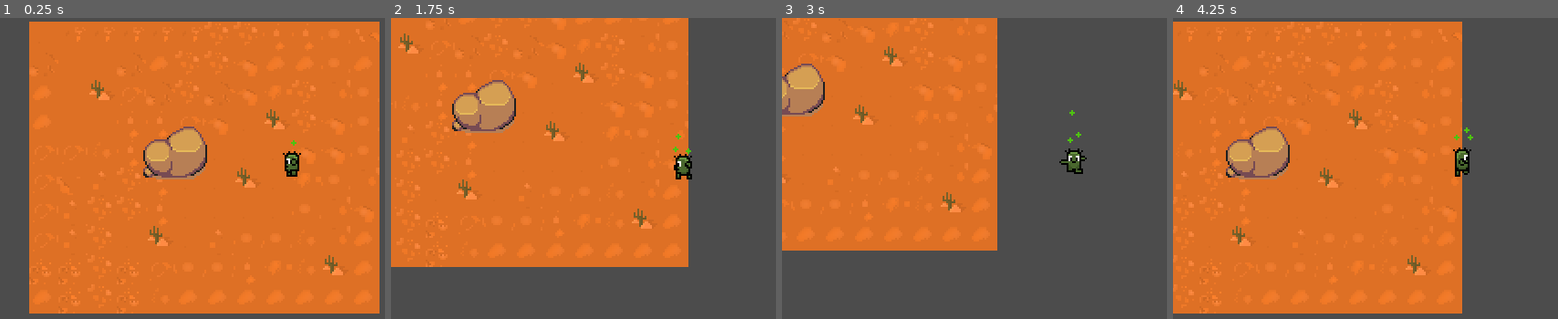
Above: before the commit, frames 1-4 (left to right).
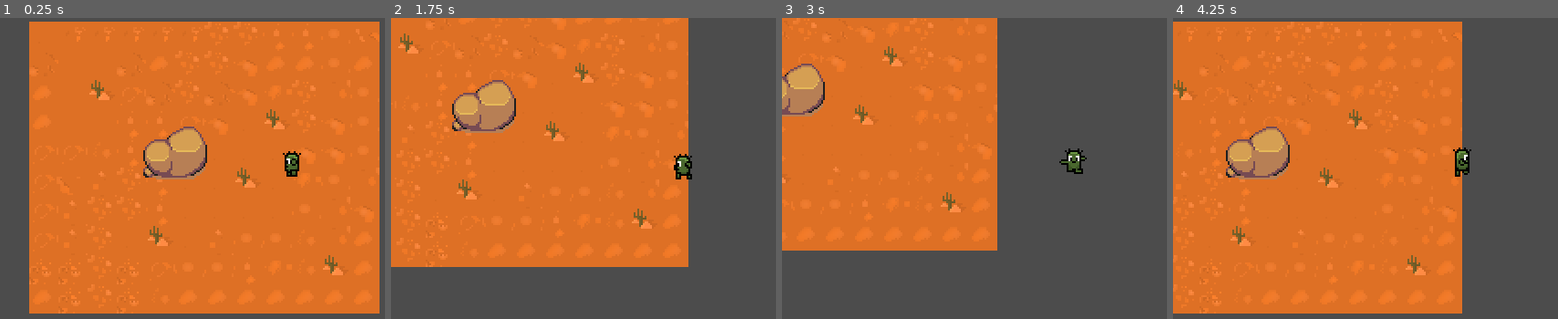
Above: after the commit, the same moments.

Repository: dsp125/CactusGame
Game: Godot game, scene res://World.tscn
Same seed, same stepped clock (60 frames per second), same inputs: the game is played once before the commit and once after it.
Inputs (mouse positions are in pixels of both pictures, inside the frame that each line leads up to):
- Up to frame 1 (0.25 s): no input
- Up to frame 2 (1.75 s): tap Enter at 0.5 s; move the mouse to (outside the picture) at 0.52 s; hold Right (ui_right) 0.53-1.28 s; move the mouse to (564, 198) at 1.27 s; hold Down (ui_down) from 1.28 s (still down)
- Up to frame 3 (3 s): move the mouse to (1132, 111) at 2.02 s; release Down (ui_down) at 2.03 s; hold Right (ui_right) 2.03-2.78 s; move the mouse to (1043, 246) at 2.77 s; hold Up (ui_up) from 2.78 s (still down)
- Up to frame 4 (4.25 s): move the mouse to (outside the picture) at 3.52 s; release Up (ui_up) at 3.53 s; hold Left (ui_left) from 3.53 s (still down)

The runs differ from the first frame. In frame 1, less than 0.1% of the frame differs, in the area x 75-78%, y 40-43%; in frame 2, less than 0.1%, in the area x 73-78%, y 38-46%; in frame 3, less than 0.1%; in frame 4, less than 0.1%.

Commit message:
Added thorn shoot sfx

Diff:
--- a/Player/Player.gd
+++ b/Player/Player.gd
@@ -8,7 +8,7 @@
 
 var velocity = Vector2.ZERO
 var prev_vector = Vector2.DOWN #USED TO SAVE LAST FACING DIRECTION
-var direction_vector = get_global_mouse_position() - position
+var direction_vector = Vector2.DOWN
 
 #Scenes instantiated via player script
 export var REF_THORN = preload("res://Hitboxes/Projectiles/Thorn.tscn")
@@ -18,6 +18,9 @@
 onready var animationTree = $AnimationTree
 onready var animationState = animationTree.get("parameters/playback")
 onready var thornSpawn = $ThornSpawn
+
+#Audio Controllers
+onready var thornAudio = $ThornShoot
 
 enum PlayerStates{
 	MOVE,
@@ -79,9 +82,11 @@
 func roll_animation_finished():
 	state = PlayerStates.MOVE
 
+
 # SHOOTING THORNS
 func shoot_thorn():
 	print("shooting thorn")
+	thornAudio.play()
 	if REF_THORN:
 		var thorn = REF_THORN.instance()
 		get_tree().current_scene.add_child(thorn)
--- a/Player/Player.tscn
+++ b/Player/Player.tscn
@@ -1,8 +1,9 @@
-[gd_scene load_steps=75 format=2]
+[gd_scene load_steps=76 format=2]
 
 [ext_resource path="res://Player/Player.gd" type="Script" id=1]
 [ext_resource path="res://Sprites/lovebud-Sheet.png" type="Texture" id=2]
 [ext_resource path="res://Hurtboxes/Hurtbox.tscn" type="PackedScene" id=3]
+[ext_resource path="res://Audio/SFX/thorn_shoot.mp3" type="AudioStream" id=4]
 
 [sub_resource type="CapsuleShape2D" id=1]
 radius = 5.0
@@ -982,7 +983,7 @@
 states/Walk/position = Vector2( 564, 81 )
 transitions = [ "Idle", "Walk", SubResource( 26 ), "Idle", "Roll", SubResource( 38 ), "Walk", "Idle", SubResource( 41 ) …(295 unchanged characters)…
 start_node = "Idle"
-graph_offset = Vector2( -330.161, -90.8272 )
+graph_offset = Vector2( -330.161, -71.9632 )
 
 [sub_resource type="AnimationNodeStateMachinePlayback" id=28]
 
@@ -1056,6 +1057,10 @@
 shape = SubResource( 61 )
 
 [node name="ThornSpawn" type="Position2D" parent="."]
-position = Vector2( 0, -15 )
+position = Vector2( 0, -4 )
+
+[node name="ThornShoot" type="AudioStreamPlayer2D" parent="."]
+stream = ExtResource( 4 )
+panning_strength = 0.0
 
 [editable path="Hurtbox"]
--- a/World.tscn
+++ b/World.tscn
@@ -282,6 +282,7 @@
 
 [node name="HealingParticles" type="CPUParticles2D" parent="YSort/Player"]
 position = Vector2( 0, -20 )
+emitting = false
 amount = 3
 texture = ExtResource( 4 )
 emission_shape = 1
Not shown, added: Audio/SFX/thorn_shoot.mp3.import
Not shown, added: Audio/SFX/thorn_shoot.mp3
